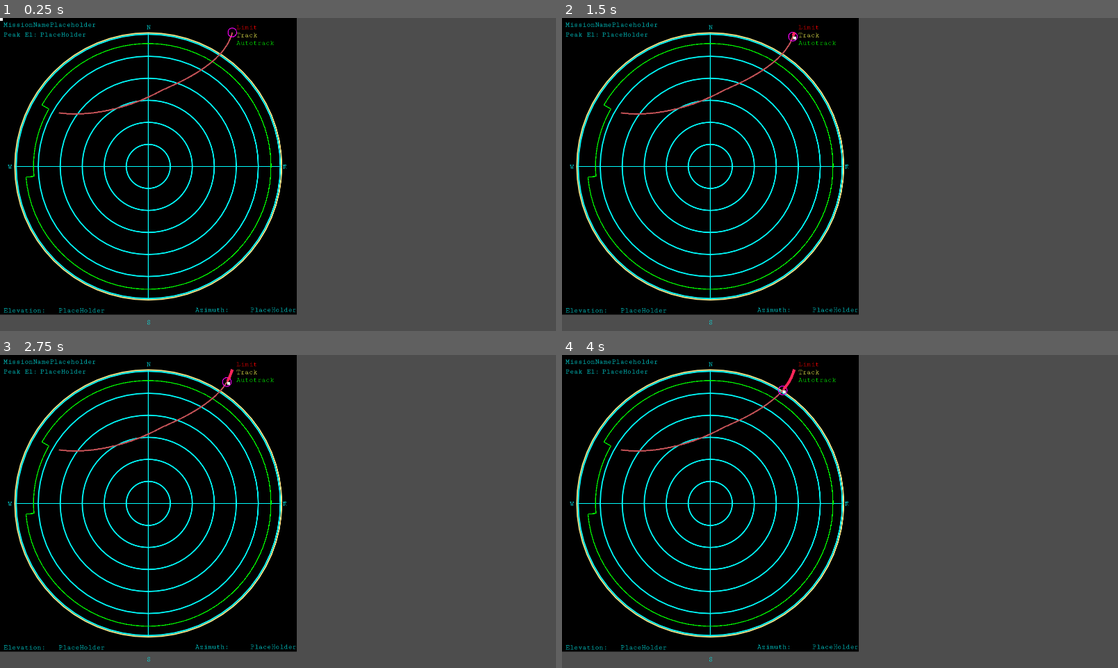
Above: before the commit, frames 1-4 (two rows, left to right).
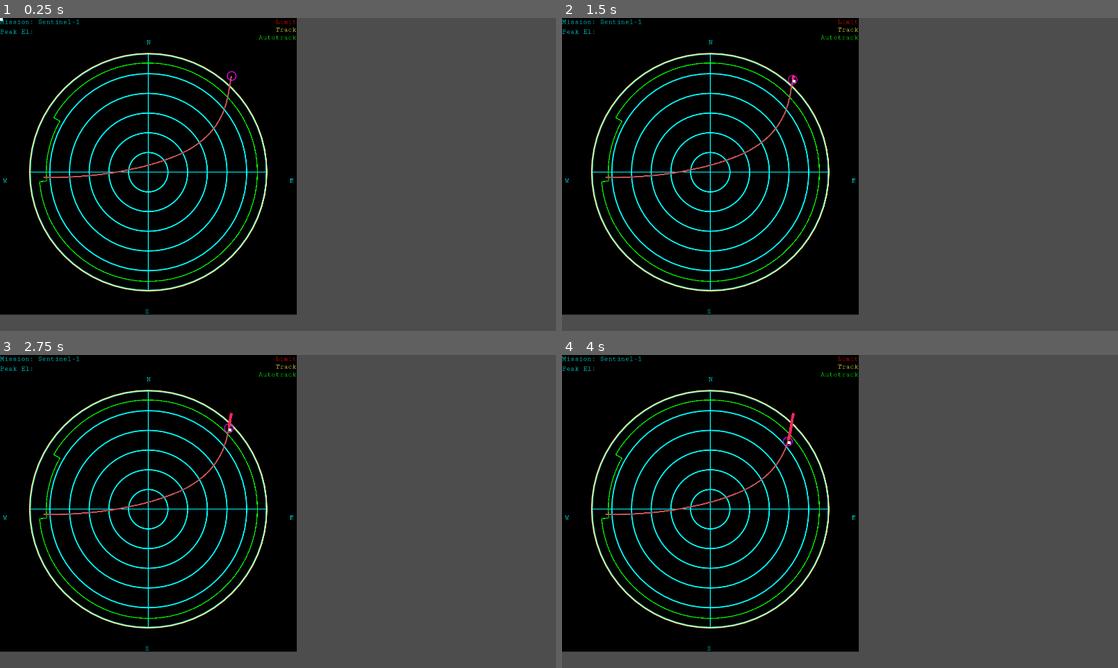
Above: after the commit, the same moments.

Repository: asfadmin/antenna-museum-exhibit
Game: Godot game, scene res://src/track_status/track_status.tscn
Same seed, same stepped clock (60 frames per second), same inputs: the game is played once before the commit and once after it. This scene is started directly instead of the project's main scene.
Inputs (mouse positions are in pixels of both pictures, inside the frame that each line leads up to):
- Up to frame 1 (0.25 s): no input
- Up to frame 2 (1.5 s): tap Enter at 0.5 s; move the mouse to (962, 158) at 0.52 s; click (962, 158) at 0.67 s; tap Space at 1.25 s; drag from (728, 190) to (812, 237) at 1.27 s
- Up to frame 3 (2.75 s): tap Enter at 2 s; move the mouse to (333, 442) at 2.02 s; click (333, 442) at 2.17 s
- Up to frame 4 (4 s): drag from (812, 574) to (673, 464) at 2.77 s; tap Space at 3.5 s; move the mouse to (1006, 558) at 3.52 s; click (1006, 558) at 3.67 s

The runs differ from the first frame. In frame 1, 8.2% of the frame differs, in the area x 0-54%, y 0-98%; in frame 2, 8.2%; in frame 3, 8.2%; in frame 4, 8.2%.
Error in both runs: Cannot call method 'get_error' on a null value. (res://addons/icons-fonts/icons_fonts/IconsFonts.gd:57)

Commit message:
style: fix text alignment issues on track status

Diff:
--- a/exhibit-frontend/src/track_status/track_status.gd
+++ b/exhibit-frontend/src/track_status/track_status.gd
@@ -26,10 +26,10 @@
 
 	var size = self.size.x
 	#var border_scale_factor = 2.5
-	var origin = self.get_rect().get_center()
+	var origin = self.get_rect().get_center() + Vector2.DOWN * 20
 	#var origin = Vector2.ONE * size * (border_scale_factor / 2.0)
-	var min_radius = (size / 12) * .9
-	var max_radius = (size / 2) * .9
+	var min_radius = (size / 12) * .8
+	var max_radius = (size / 2) * .8
 
 	#draw_rect(Rect2(0.0, 0.0, size * border_scale_factor, size * border_scale_factor), Color.BLACK)
 	# cyan circles
--- a/exhibit-frontend/src/track_status/track_status.tscn
+++ b/exhibit-frontend/src/track_status/track_status.tscn
@@ -3,15 +3,10 @@
 [ext_resource type="Script" uid="uid://dnp1d84d1sas3" path="res://src/track_status/track_status.gd" id="1_u6mlq"]
 [ext_resource type="FontFile" uid="uid://d2g2aiqsn56d7" path="res://assets/CutiveMono-Regular.ttf" id="2_4komm"]
 [ext_resource type="Script" uid="uid://i4rwwpot8fwr" path="res://src/track_status/track_course.gd" id="3_ibwx6"]
+[ext_resource type="Curve2D" uid="uid://dnl2u4oxom4ux" path="res://src/track_status/track_status_test_curve.tres" id="4_h18ib"]
 
 [sub_resource type="ViewportTexture" id="ViewportTexture_pgbq5"]
 viewport_path = NodePath("SubViewport")
-
-[sub_resource type="Curve2D" id="Curve2D_203gu"]
-_data = {
-"points": PackedVector2Array(0, 0, -13.176, 48.962, 802.205, 49.841, 184.01, -77.806, -204.815, 111.556, 564.298, 246.847, 0, 0, 0, 0, 203.863, 327.045)
-}
-point_count = 3
 
 [node name="AspectRatioContainer" type="AspectRatioContainer"]
 offset_right = 1024.0
@@ -25,31 +20,13 @@
 script = ExtResource("1_u6mlq")
 line_width = 3.0
 
-[node name="East" type="RichTextLabel" parent="background"]
-layout_mode = 1
-anchors_preset = 6
-anchor_left = 1.0
-anchor_top = 0.5
-anchor_right = 1.0
-anchor_bottom = 0.5
-offset_left = -48.0
-offset_top = -11.5
-offset_right = -24.0
-offset_bottom = 12.5
-grow_horizontal = 0
-grow_vertical = 2
-theme_override_fonts/normal_font = ExtResource("2_4komm")
-theme_override_font_sizes/normal_font_size = 24
-bbcode_enabled = true
-text = "[color=\"#00FFFF\"]E[/color]"
-scroll_active = false
-metadata/_edit_use_anchors_ = true
-
 [node name="North" type="RichTextLabel" parent="background"]
 layout_mode = 1
-anchors_preset = 5
-anchor_left = 0.5
-anchor_right = 0.5
+anchors_preset = -1
+anchor_left = 0.500488
+anchor_top = 0.0507812
+anchor_right = 0.500488
+anchor_bottom = 0.0507812
 offset_left = -6.5
 offset_top = 19.0
 offset_right = 17.5
@@ -64,14 +41,12 @@
 
 [node name="Key" type="RichTextLabel" parent="background"]
 layout_mode = 1
-anchors_preset = -1
-anchor_left = 0.803423
-anchor_right = 0.803423
-offset_left = -6.5
-offset_top = 19.0
-offset_right = 193.5
-offset_bottom = 119.0
-grow_horizontal = 2
+anchors_preset = 1
+anchor_left = 1.0
+anchor_right = 1.0
+offset_left = -200.0
+offset_bottom = 100.0
+grow_horizontal = 0
 theme_override_fonts/normal_font = ExtResource("2_4komm")
 theme_override_font_sizes/normal_font_size = 24
 bbcode_enabled = true
@@ -79,25 +54,18 @@
 [color=\"#FFFF55\"]Track[/color]
 [color=\"#00FF00\"]Autotrack[/color]"
 scroll_active = false
+horizontal_alignment = 2
 metadata/_edit_use_anchors_ = true
 
 [node name="SatInfo" type="RichTextLabel" parent="background"]
 layout_mode = 1
-anchors_preset = -1
-anchor_left = 0.0180389
-anchor_top = -0.00925069
-anchor_right = 0.0180389
-anchor_bottom = -0.00925069
-offset_left = -6.5
-offset_top = 19.0
-offset_right = 343.5
-offset_bottom = 119.0
-grow_horizontal = 2
+offset_right = 350.0
+offset_bottom = 100.0
 theme_override_colors/default_color = Color(0, 1, 1, 1)
 theme_override_fonts/normal_font = ExtResource("2_4komm")
 theme_override_font_sizes/normal_font_size = 24
 bbcode_enabled = true
-text = "MissionNamePlaceholder"
+text = "Mission: Sentinel-1"
 scroll_active = false
 metadata/_edit_use_anchors_ = true
 
@@ -115,9 +83,9 @@
 layout_mode = 1
 anchors_preset = -1
 anchor_left = 0.510991
-anchor_top = 0.520009
-anchor_right = 0.510991
-anchor_bottom = 0.520009
+anchor_top = 0.520007
+anchor_right = -0.652802
+anchor_bottom = -1.8874
 offset_left = 66.725
 offset_top = -14.0402
 offset_right = 366.725
@@ -131,78 +99,18 @@
 scroll_active = false
 metadata/_edit_use_anchors_ = true
 
-[node name="ElevationInfo" type="RichTextLabel" parent="background"]
-layout_mode = 1
-anchors_preset = -1
-anchor_left = 0.0180389
-anchor_top = 0.953747
-anchor_right = 0.0180389
-anchor_bottom = 0.953747
-offset_left = -6.5
-offset_top = 19.0
-offset_right = 343.5
-offset_bottom = 119.0
-grow_horizontal = 2
-theme_override_fonts/normal_font = ExtResource("2_4komm")
-theme_override_font_sizes/normal_font_size = 24
-bbcode_enabled = true
-text = "[color=\"#00FFFF\"]Elevation:[/color]"
-scroll_active = false
-metadata/_edit_use_anchors_ = true
-
-[node name="Value" type="Label" parent="background/ElevationInfo"]
-layout_mode = 1
-anchors_preset = 1
-anchor_left = 1.0
-anchor_right = 1.0
-offset_left = -40.0
-offset_bottom = 19.0
-grow_horizontal = 0
-theme_override_colors/font_color = Color(0, 1, 1, 1)
-theme_override_fonts/font = ExtResource("2_4komm")
-theme_override_font_sizes/font_size = 24
-text = "PlaceHolder"
-
-[node name="AzimuthInfo" type="RichTextLabel" parent="background"]
-layout_mode = 1
-anchors_preset = 3
-anchor_left = 1.0
-anchor_top = 1.0
-anchor_right = 1.0
-anchor_bottom = 1.0
-offset_left = -350.0
-offset_top = -30.0
-grow_horizontal = 0
-grow_vertical = 0
-theme_override_fonts/normal_font = ExtResource("2_4komm")
-theme_override_font_sizes/normal_font_size = 24
-bbcode_enabled = true
-text = "[color=\"#00FFFF\"]Azimuth:[/color]"
-scroll_active = false
-
-[node name="Value" type="Label" parent="background/AzimuthInfo"]
-layout_mode = 1
-anchors_preset = 1
-anchor_left = 1.0
-anchor_right = 1.0
-offset_left = -40.0
-offset_bottom = 19.0
-grow_horizontal = 0
-theme_override_colors/font_color = Color(0, 1, 1, 1)
-theme_override_fonts/font = ExtResource("2_4komm")
-theme_override_font_sizes/font_size = 24
-text = "PlaceHolder"
-
 [node name="South" type="RichTextLabel" parent="background"]
 layout_mode = 1
-anchors_preset = 5
+anchors_preset = 7
 anchor_left = 0.5
+anchor_top = 1.0
 anchor_right = 0.5
-offset_left = -6.5
-offset_top = 1037.0
-offset_right = 17.5
-offset_bottom = 1061.0
+anchor_bottom = 1.0
+offset_left = -12.0
+offset_top = -24.0
+offset_right = 12.0
 grow_horizontal = 2
+grow_vertical = 0
 theme_override_fonts/normal_font = ExtResource("2_4komm")
 theme_override_font_sizes/normal_font_size = 24
 bbcode_enabled = true
@@ -210,11 +118,33 @@
 scroll_active = false
 metadata/_edit_use_anchors_ = true
 
+[node name="East" type="RichTextLabel" parent="background"]
+layout_mode = 1
+anchors_preset = -1
+anchor_left = 1.02344
+anchor_top = 0.547363
+anchor_right = 1.02344
+anchor_bottom = 0.547363
+offset_left = -48.0
+offset_top = -11.5
+offset_right = -24.0
+offset_bottom = 12.5
+grow_horizontal = 0
+grow_vertical = 2
+theme_override_fonts/normal_font = ExtResource("2_4komm")
+theme_override_font_sizes/normal_font_size = 24
+bbcode_enabled = true
+text = "[color=\"#00FFFF\"]E[/color]"
+scroll_active = false
+metadata/_edit_use_anchors_ = true
+
 [node name="West" type="RichTextLabel" parent="background"]
 layout_mode = 1
-anchors_preset = 4
-anchor_top = 0.5
-anchor_bottom = 0.5
+anchors_preset = -1
+anchor_left = -0.0166016
+anchor_top = 0.547363
+anchor_right = -0.0166016
+anchor_bottom = 0.547363
 offset_left = 27.0
 offset_top = -11.5
 offset_right = 51.0
@@ -252,11 +182,11 @@
 
 [node name="Path2D" type="Path2D" parent="SubViewport/ProjectedCourse"]
 unique_name_in_owner = true
-curve = SubResource("Curve2D_203gu")
+curve = ExtResource("4_h18ib")
 
 [node name="PathFollow2D" type="PathFollow2D" parent="SubViewport/ProjectedCourse/Path2D"]
-position = Vector2(802.205, 49.841)
-rotation = 1.83368
+position = Vector2(800, 200)
+rotation = 1.8909
 loop = false
 
 [node name="sat_pos" type="ColorRect" parent="SubViewport/ProjectedCourse"]
--- /dev/null
+++ b/exhibit-frontend/src/track_status/track_status_test_curve.tres
@@ -0,0 +1,7 @@
+[gd_resource type="Curve2D" format=3 uid="uid://dnl2u4oxom4ux"]
+
+[resource]
+_data = {
+"points": PackedVector2Array(0, 0, -16.231, 48.962, 800, 200, 201.045, -80, -200, 80.581, 600, 478.79, 0, 0, 0, 0, 150, 550)
+}
+point_count = 3
